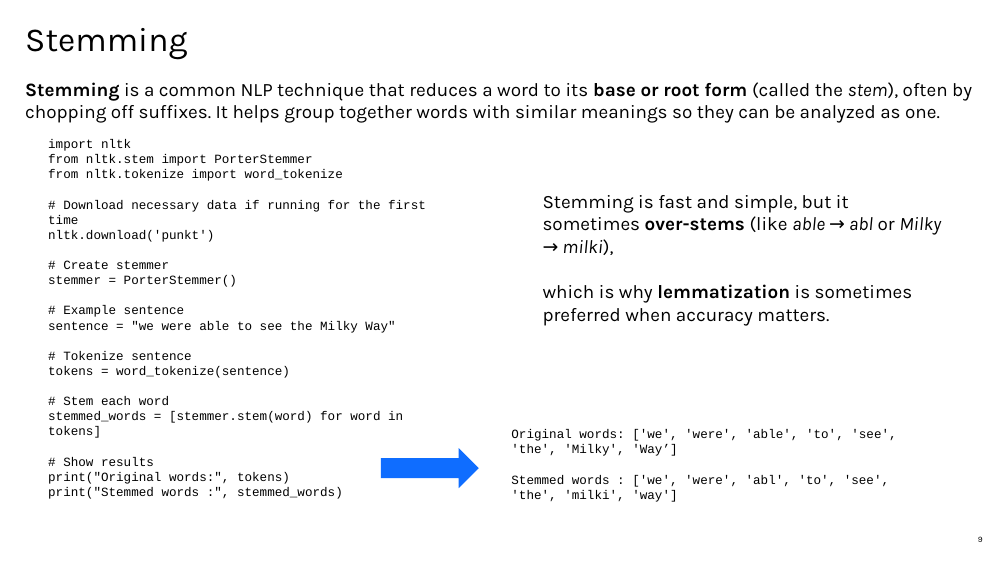
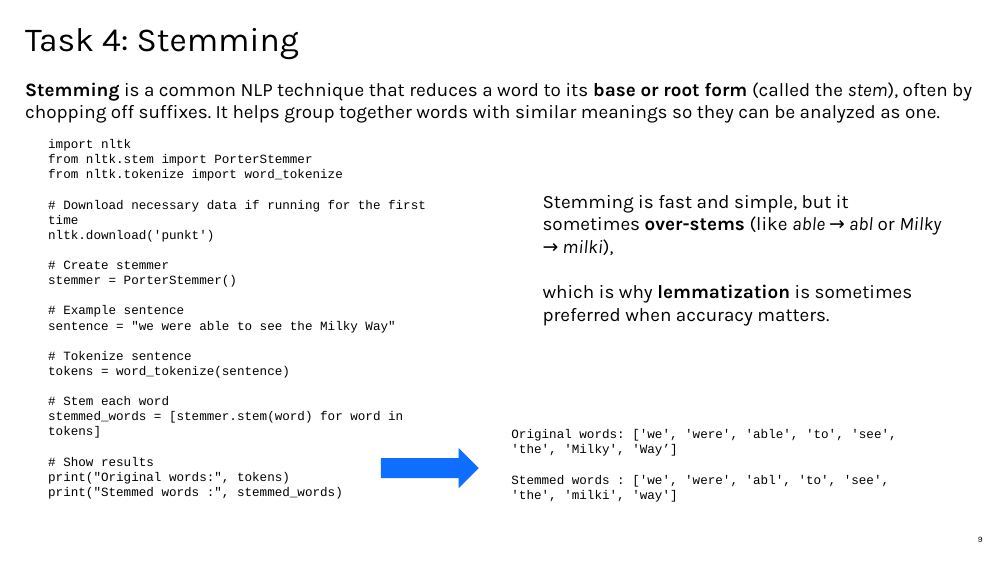
Before and after one commit to apischdo/saintpeters, a slide deck: slide 9 of NLP_Steps.pptx. Drawn at 1008x567 pixels with LibreOffice and Linux fonts; fonts in the diff are those of the drawing. Boxes give left, top, right and bottom in pixels: in the first picture for what was removed or moved away, otherwise in the second. Text is boxed around its words. In the diff, an @@ line names an element or a change of style, - is before the commit and + after.

```diff
--- a/NLP_Steps.pptx
+++ b/NLP_Steps.pptx
@@ title at [25,28,299,60]: text changed @@
-Stemming
+Task 4: Stemming
```
Also in this commit, not shown: 10 other slides changed.
